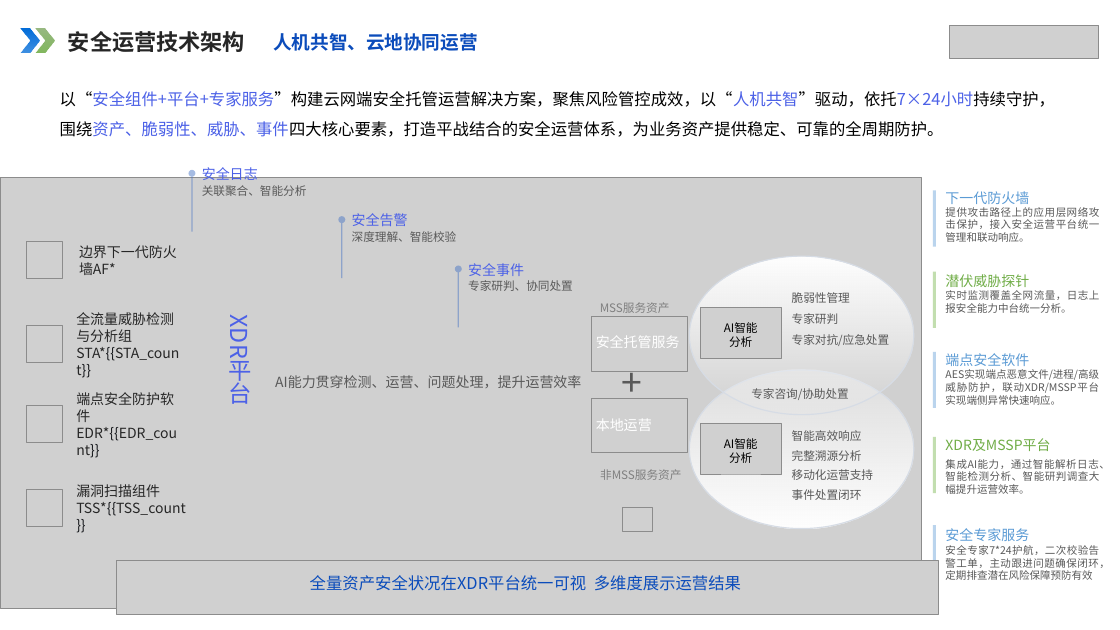
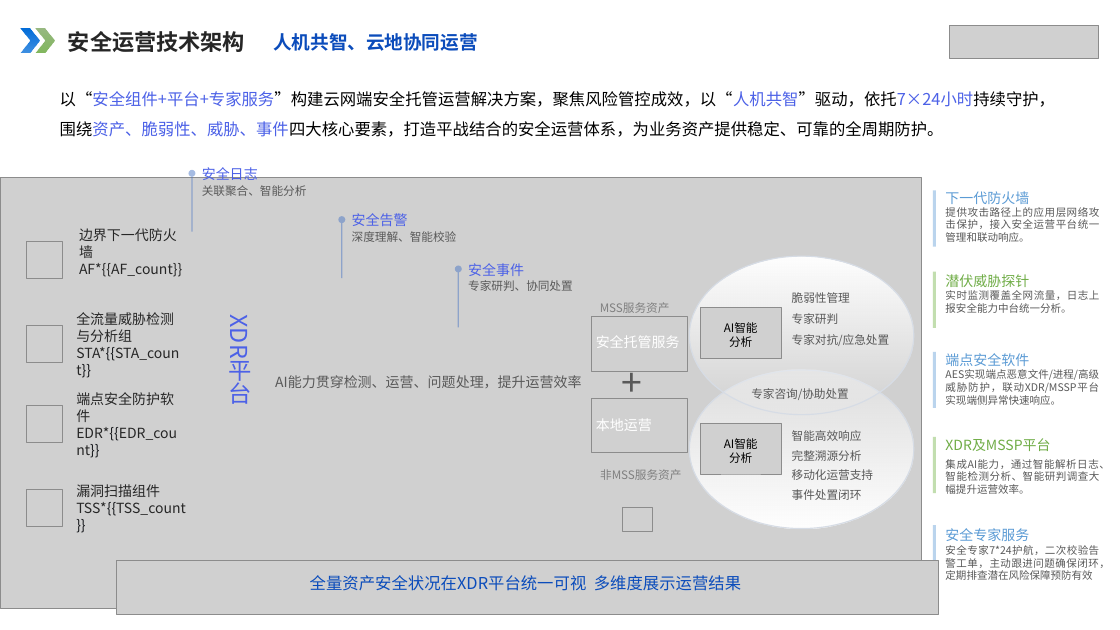
Before and after one commit to Xupai2022/report-generation, a slide deck: slide 5 of mss_ai_ppt_sample_assets/backend/data/templates/经典模板.pptx. Drawn at 1120x630 pixels with LibreOffice and Linux fonts; fonts in the diff are those of the drawing; grey boxes stand for pictures. Boxes give left, top, right and bottom in pixels: in the first picture for what was removed or moved away, otherwise in the second. Text is boxed around its words. In the diff, an @@ line names an element or a change of style, - is before the commit and + after.

```diff
--- a/mss_ai_ppt_sample_assets/backend/data/templates/经典模板.pptx
+++ b/mss_ai_ppt_sample_assets/backend/data/templates/经典模板.pptx
@@ text at box(79, 228, 182, 277): text changed @@
-边界下一代防火墙AF*
+边界下一代防火墙AF*{{AF_count}}
```
Also in this commit, not shown: 5 other slides changed, 13 other files.
